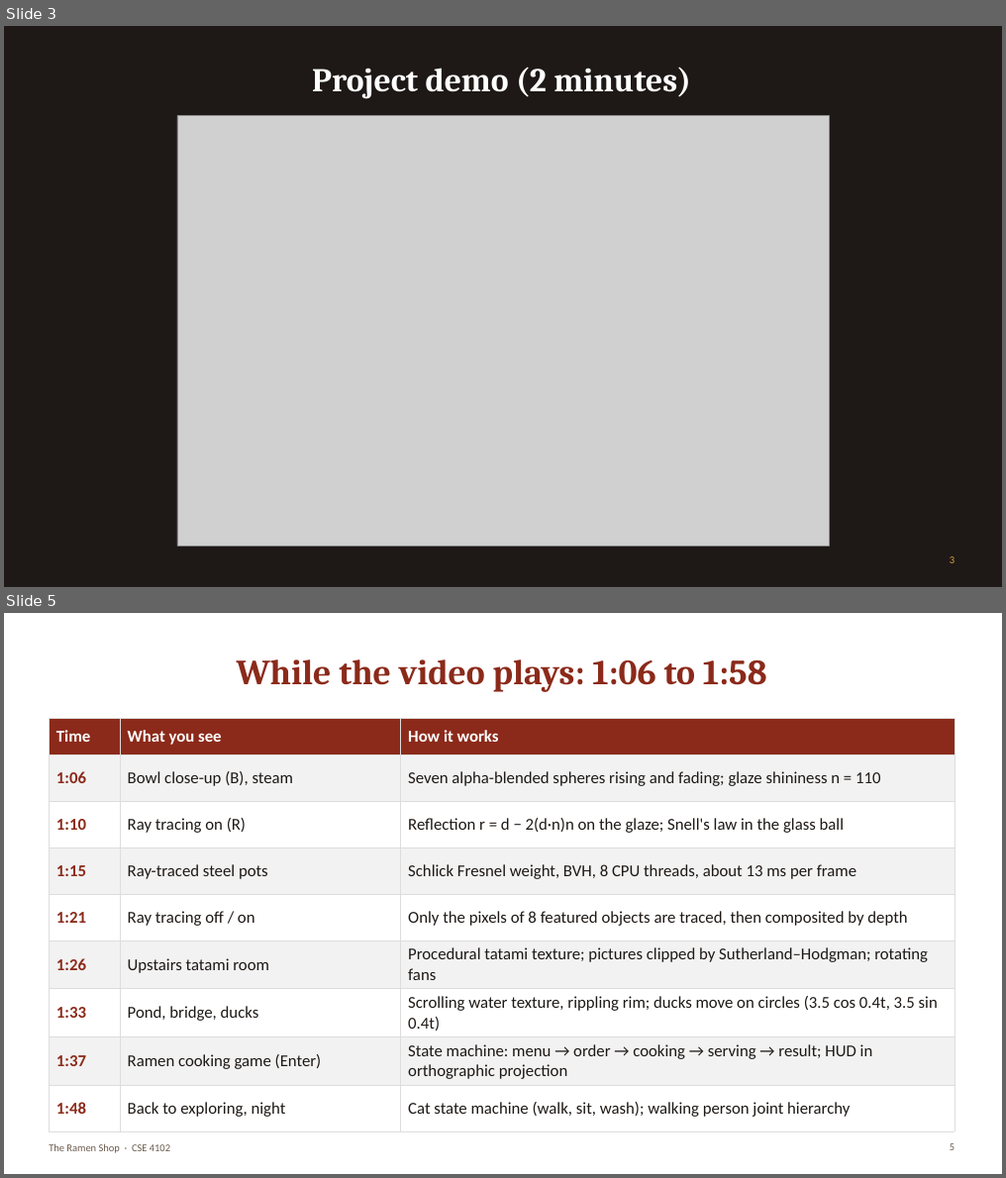
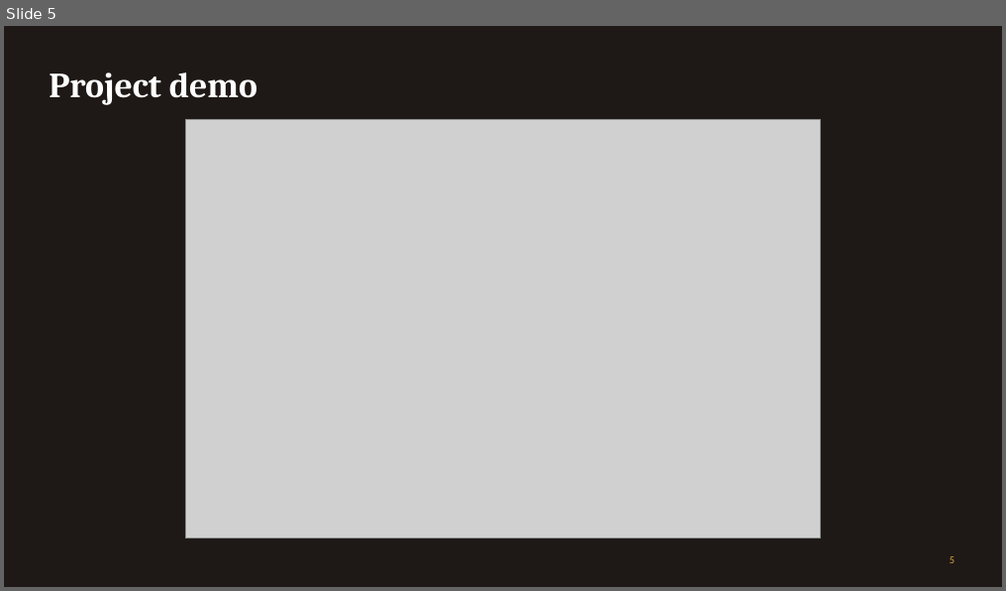
Before and after one commit to RajorshiDas/RamenShop, a slide deck: presentation/RamenShop_Presentation.pptx. Shown one above the other, each under a label of ours: slides 3 and 5 before the commit, slide 5 after it; the slides between them are not shown. The pictures are 1006x1178 and 1006x591 pixels, drawn with LibreOffice and Linux fonts; fonts in the diff are those of the drawing; grey boxes stand for pictures. Boxes give left, top, right and bottom in pixels: in the first picture for what was removed or moved away, otherwise in the second. Text is boxed around its words. In the diff, an @@ line names an element or a change of style, - is before the commit and + after.

```diff
--- a/presentation/RamenShop_Presentation.pptx
+++ b/presentation/RamenShop_Presentation.pptx
@@ slide 5 removed at box(4, 613, 1002, 1174), background #FFFFFF @@
@@ title removed at box(237, 660, 767, 692) @@
-While the video plays: 1:06 to 1:58
@@ table removed at box(49, 718, 954, 1121), 9 rows, 3 columns @@
-Time | What you see | How it works
-1:06 | Bowl close-up (B), steam | Seven alpha-blended spheres rising and fading; glaze shininess n = 110
-1:10 | Ray tracing on (R) | Reflection r = d − 2(d·n)n on the glaze; Snell's law in the glass ball
-1:15 | Ray-traced steel pots | Schlick Fresnel weight, BVH, 8 CPU threads, about 13 ms per frame
-1:21 | Ray tracing off / on | Only the pixels of 8 featured objects are traced, then composited by depth
-1:26 | Upstairs tatami room | Procedural tatami texture; pictures clipped by Sutherland–Hodgman; rotating fans
-1:33 | Pond, bridge, ducks | Scrolling water texture, rippling rim; ducks move on circles (3.5 cos 0.4t, 3.5 sin 0.4t)
-1:37 | Ramen cooking game (Enter) | State machine: menu → order → cooking → serving → result; HUD in orthographic projection
-1:48 | Back to exploring, night | Cat state machine (walk, sit, wash); walking person joint hierarchy
@@ text removed at box(49, 1144, 170, 1154) @@
-The Ramen Shop · CSE 4102
@@ page number removed at box(949, 1144, 954, 1151) @@
-5
@@ what was slide 3 is now slide 5 @@
@@ slide 5 changed as well @@
@@ title at box(49, 73, 257, 105): text changed; size 32 to 34 pt @@
-Project demo (2 minutes)
+Project demo
@@ picture: place and size @@
-picture at box(177, 116, 829, 547)
+picture at box(186, 120, 821, 539)
```
Also in this commit, not shown: 11 other slides changed, 8 slides added, 1 other slide removed.
